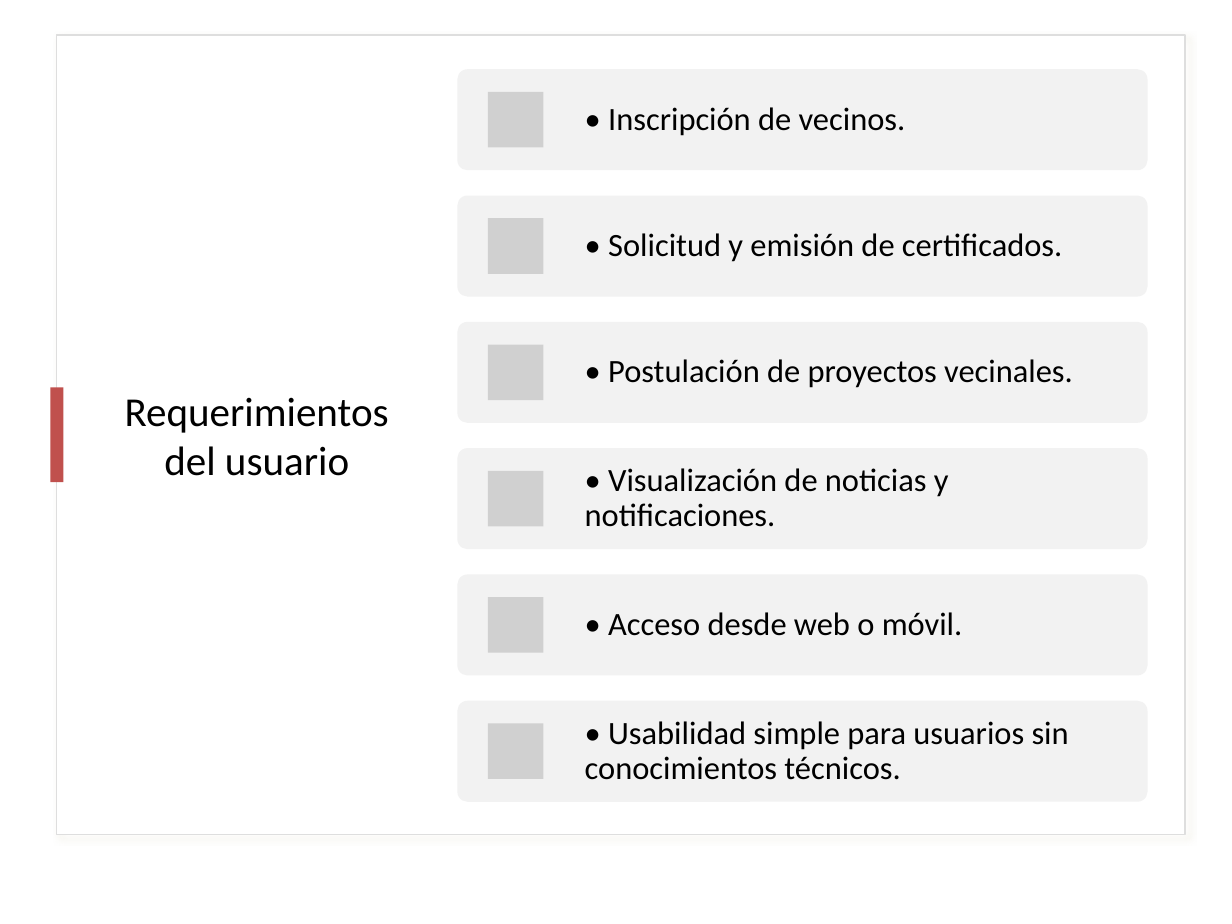
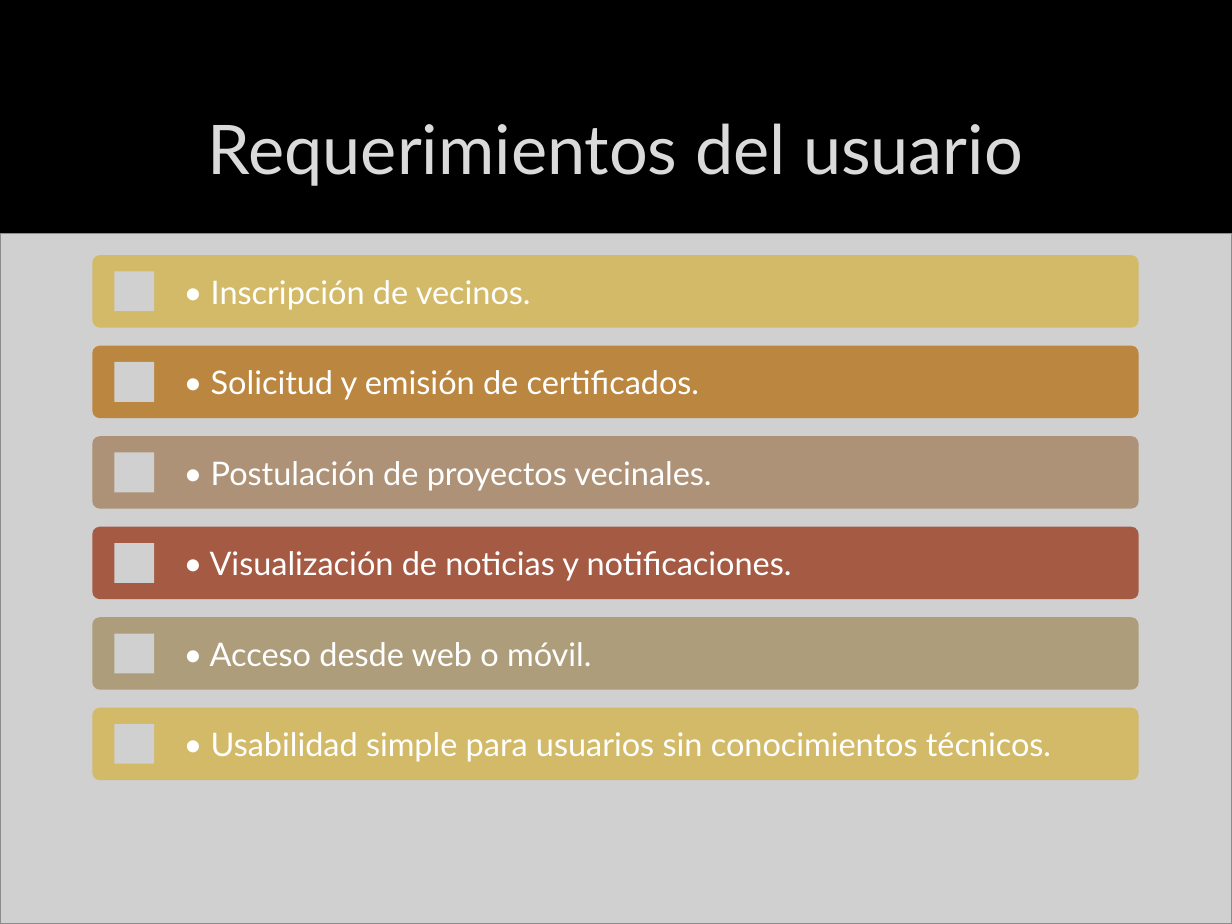
Before and after one commit to DalizC/PTY4614, a slide deck: slide 5 of Equipo 09/Fase 2/Evidencias Proyecto/Presentacion.pptx. Drawn at 1232x924 pixels with LibreOffice and Linux fonts; fonts in the diff are those of the drawing; grey boxes stand for pictures; background and template pictures are left out. Boxes give left, top, right and bottom in pixels: in the first picture for what was removed or moved away, otherwise in the second. Text is boxed around its words. In the diff, an @@ line names an element or a change of style, - is before the commit and + after.

```diff
--- a/Equipo 09/Fase 2/Evidencias Proyecto/Presentacion.pptx
+++ b/Equipo 09/Fase 2/Evidencias Proyecto/Presentacion.pptx
@@ background #FFFFFF to picture (left out) @@
@@ rectangle removed at (57,34,1185,834) @@
@@ title "Requerimientos del usuario": place and size @@
-title "Requerimientos del usuario" at (125,397,389,476)
+title "Requerimientos del usuario" at (208,123,1023,186)
@@ title "Requerimientos del usuario" at (208,123,1023,186): size 24 to 40 pt, font Calibri to Lato, text colour #000000 to #DADADA, letter outline none to #404040 0.75 pt @@
@@ picture added at (0,233,1232,924) @@
@@ text "• Inscripción de vecinos.": place and size @@
-text "• Inscripción de vecinos." at (608,107,906,136)
+text "• Inscripción de vecinos." at (211,280,531,310)
@@ text "• Solicitud y emisión de ...": place and size @@
-text "• Solicitud y emisión de ..." at (608,233,1062,262)
+text "• Solicitud y emisión de ..." at (211,370,700,400)
@@ rectangle removed at (51,387,63,482) @@
@@ font Calibri to Lato, text colour #000000 to #FFFFFF; line spacing 0.9 to 1 in 6 elements at (211,732,1051,762), (210,642,591,666), (210,551,792,581), (211,280,531,310), (211,370,700,400), (211,461,711,491) @@
@@ text "• Postulación de proyectos vecinales.": place and size @@
-text "• Postulación de proyectos vecinales." at (608,359,1073,388)
+text "• Postulación de proyectos vecinales." at (211,461,711,491)
@@ picture: place and size @@
-picture at (488,218,543,274)
+picture at (115,452,154,492)
@@ text "• Visualización de noticias y ...": place and size @@
-text "• Visualización de noticias y ..." at (585,468,949,527)
+text "• Visualización de noticias y ..." at (210,551,792,581)
@@ text "• Acceso desde web o ...": place and size @@
-text "• Acceso desde web o ..." at (608,612,963,636)
+text "• Acceso desde web o ..." at (210,642,591,666)
@@ text "• Usabilidad simple para usuarios ...": place and size @@
-text "• Usabilidad simple para usuarios ..." at (585,721,1069,780)
+text "• Usabilidad simple para usuarios ..." at (211,732,1051,762)
@@ group added at (92,255,1138,780): 6 rounded rectangles, 5 pictures @@
@@ group removed at (457,69,1147,802): 6 rounded rectangles, 5 pictures @@
```
Also in this commit, not shown: 12 other slides changed, 1 slide added, 1 slide removed.
